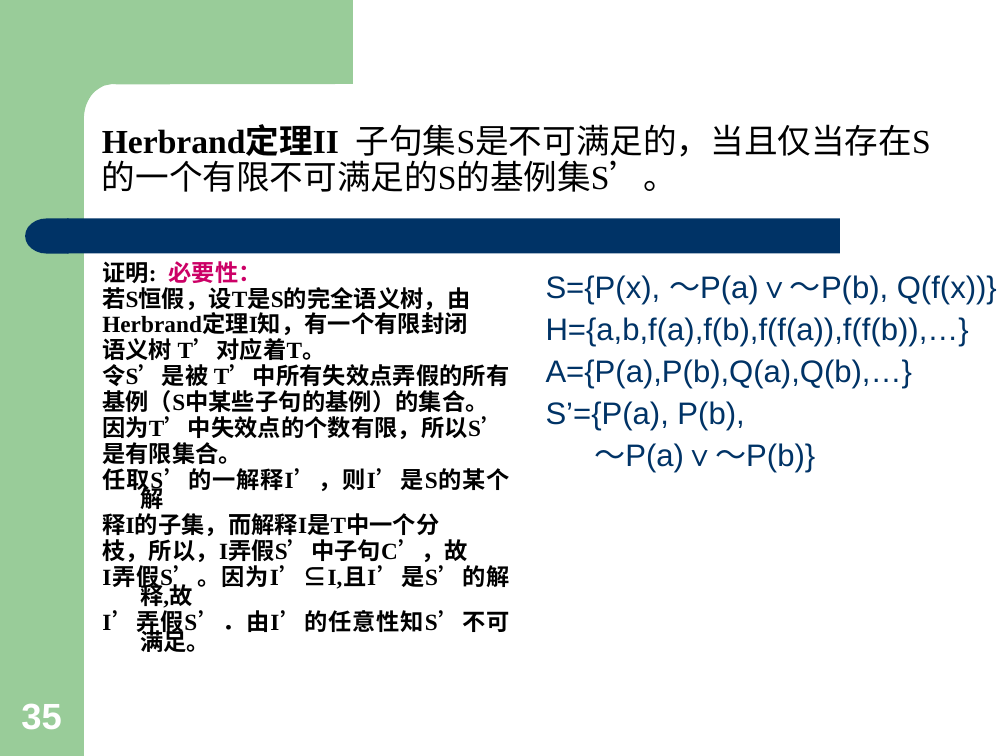
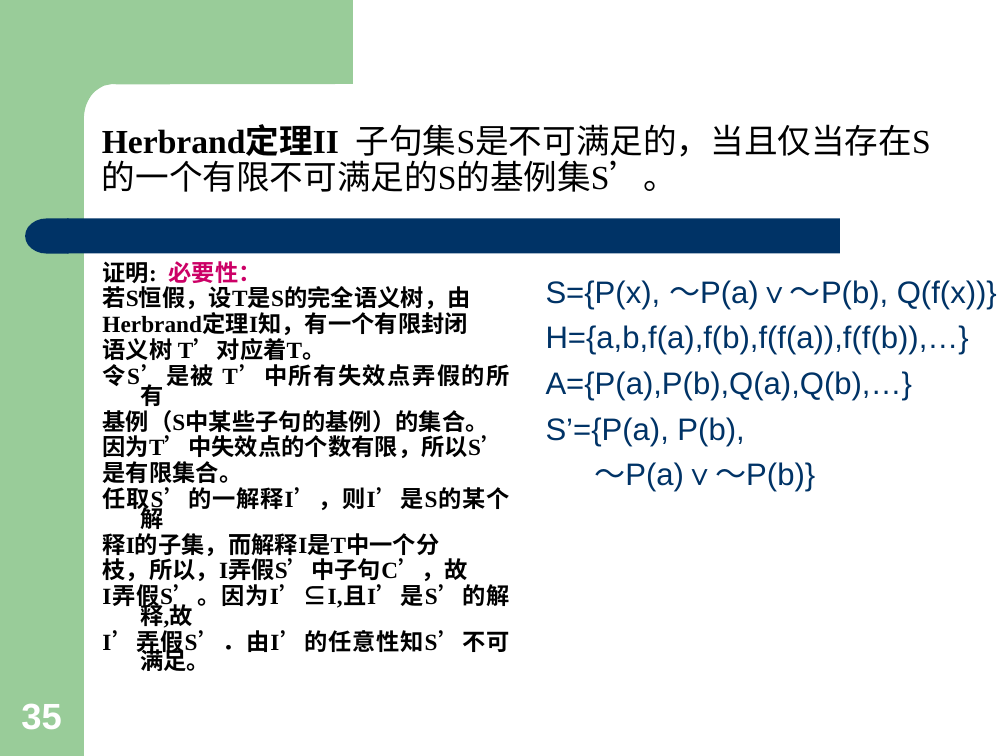
Before and after one commit to jxwb088047/AI_Review, a slide deck: slide 35 of 人工智能PPT/6. 归结原理.ppt. Drawn at 1008x756 pixels with LibreOffice and Linux fonts; fonts in the diff are those of the drawing. Boxes give left, top, right and bottom in pixels: in the first picture for what was removed or moved away, otherwise in the second. Text is boxed around its words. In the diff, an @@ line names an element or a change of style, - is before the commit and + after.

```diff
--- a/人工智能PPT/6. 归结原理.ppt
+++ b/人工智能PPT/6. 归结原理.ppt
@@ text "S={P(x), ～P(a)∨～P(b), Q(f(x))}" at bbox=[546, 280, 997, 492]: line spacing 0.9 to 1 @@
@@ text at bbox=[102, 338, 509, 671]: font Times New Roman to Arial in "T’对应着T。", "令S’是被 T’中所有失效点弄假的所有", "因为T’中失效点的个数有限，所以S’", "任取S’的一解释I’，则I’是S的某个解" and 3 more places @@
```
Also in this commit, not shown: 85 other slides changed, 6 other files.
